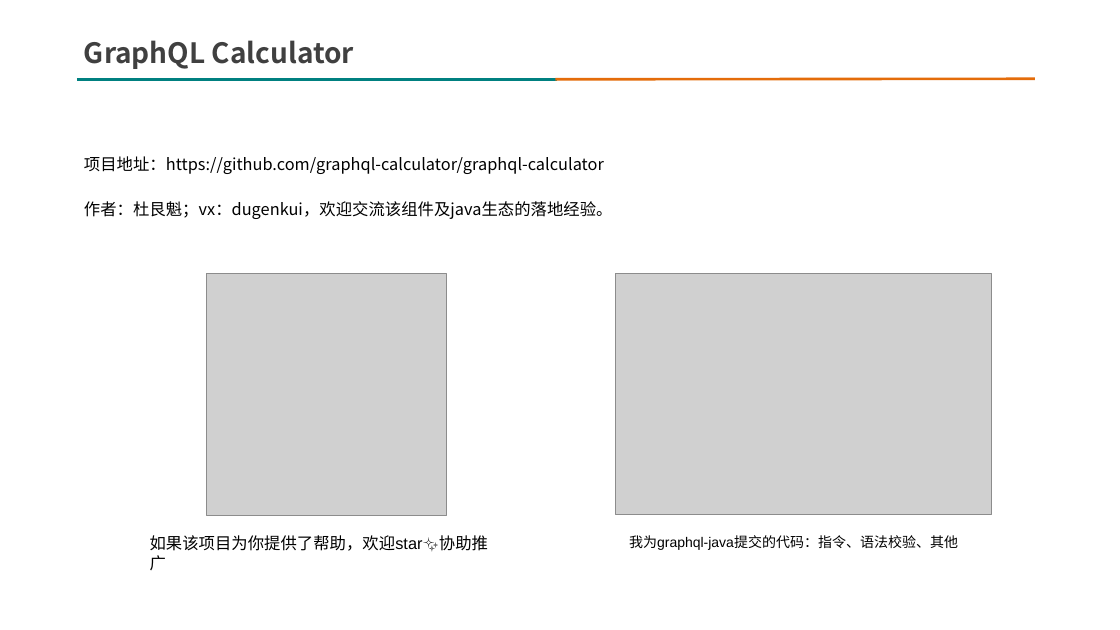
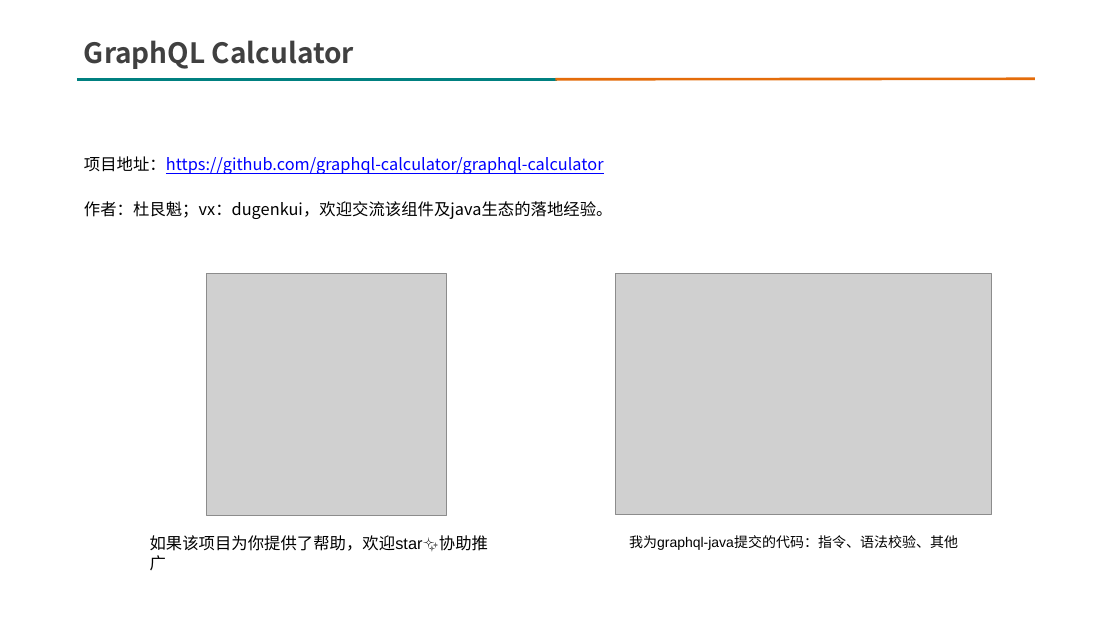
Before and after one commit to graphql-calculator/graphql-calculator, a slide deck: slide 10 of static/Introduction to GraphQl Calculator.pptx. Drawn at 1120x630 pixels with LibreOffice and Linux fonts; fonts in the diff are those of the drawing; grey boxes stand for pictures. Boxes give left, top, right and bottom in pixels: in the first picture for what was removed or moved away, otherwise in the second. Text is boxed around its words. In the diff, an @@ line names an element or a change of style, - is before the commit and + after.

```diff
--- a/static/Introduction to GraphQl Calculator.pptx
+++ b/static/Introduction to GraphQl Calculator.pptx
@@ text at bbox=[84, 156, 604, 174]: text colour #000000 to #0000FF, underline on in "项目地址：https://github.com/graphql-calculator/graphql-calculato ..." @@
```
Also in this commit, not shown: 6 other slides changed.
